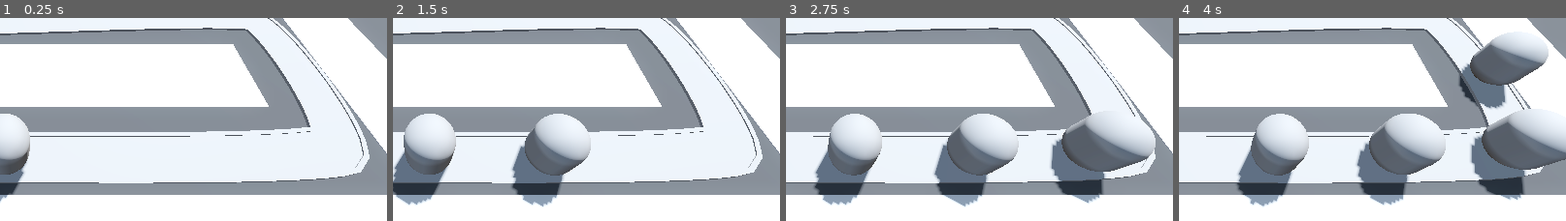
Above: before the commit, frames 1-4 (left to right).
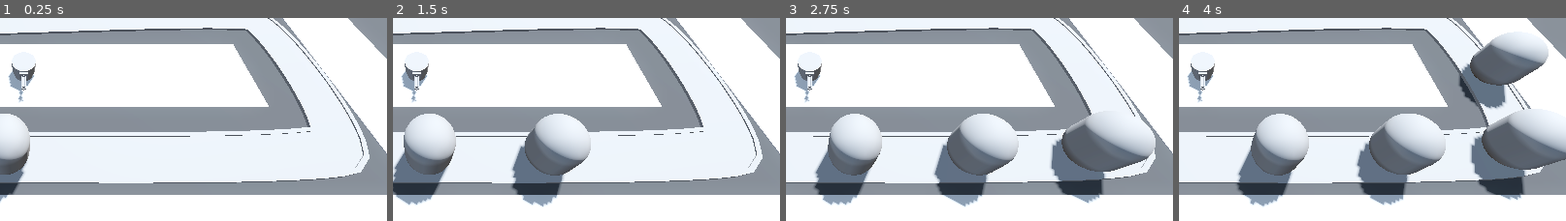
Above: after the commit, the same moments.

Repository: ericvennemeyer/BarbarianBlaster
Game: Godot game, scene res://base_level.tscn
The game is run twice, just before and just after one commit, with the same random seed, the same clock (stepped at 60 frames per second) and the same inputs.
Inputs (mouse positions are % of the whole screen's width and height, from its top left):
- Up to frame 1 (0.25 s): no input
- Up to frame 2 (1.5 s): move the mouse to (72, 41) at 0.52 s; press the mouse at (72, 41) at 0.53 s; move the mouse to (30, 52) at 1.27 s; release the mouse at (30, 52) at 1.28 s; click (30, 52) at 1.35 s
- Up to frame 3 (2.75 s): move the mouse to (60, 23) at 2.02 s; press the mouse at (60, 23) at 2.03 s
- Up to frame 4 (4 s): move the mouse to (45, 68) at 2.77 s; release the mouse at (45, 68) at 2.78 s; click (45, 68) at 2.85 s; move the mouse to (80, 63) at 3.52 s; press the mouse at (80, 63) at 3.53 s
The pictures show only the part of the screen within x 47-97%, y 36-86%; the shares and areas given below are measured in that part.

The runs differ from the first frame. In frame 1, 0.5% of the frame differs, in the area x 2-10%, y 22-42%; in frame 2, 0.5%; in frame 3, 0.5%; in frame 4, 0.5%.

Commit message:
3.14 -- Building Towers

Diff:
--- /dev/null
+++ b/Turret/turret.tscn
@@ -0,0 +1,66 @@
+[gd_scene load_steps=6 format=3 uid="uid://bqi2sbg7y32ev"]
+
+[sub_resource type="CylinderMesh" id="CylinderMesh_cb20n"]
+height = 1.0
+
+[sub_resource type="CylinderMesh" id="CylinderMesh_5kpma"]
+top_radius = 0.6
+bottom_radius = 0.6
+height = 0.6
+
+[sub_resource type="BoxMesh" id="BoxMesh_cb20n"]
+size = Vector3(0.4, 0.4, 0.5)
+
+[sub_resource type="CylinderMesh" id="CylinderMesh_djkev"]
+top_radius = 0.04
+bottom_radius = 0.04
+height = 1.0
+
+[sub_resource type="CylinderMesh" id="CylinderMesh_ttsi1"]
+top_radius = 0.13
+bottom_radius = 0.13
+height = 0.02
+
+[node name="Turret" type="Node3D"]
+
+[node name="TurretBase" type="MeshInstance3D" parent="."]
+transform = Transform3D(1, 0, 0, 0, 1, 0, 0, 0, 1, 0, 0.5, 0)
+mesh = SubResource("CylinderMesh_cb20n")
+
+[node name="TurretTop" type="MeshInstance3D" parent="TurretBase"]
+transform = Transform3D(1, 0, 0, 0, 1, 0, 0, 0, 1, 0, 0.3, 0)
+mesh = SubResource("CylinderMesh_5kpma")
+
+[node name="BarrelBase" type="MeshInstance3D" parent="TurretBase/TurretTop"]
+transform = Transform3D(1, 0, 0, 0, 1, 0, 0, 0, 1, 0, 0.00405657, 0.456876)
+mesh = SubResource("BoxMesh_cb20n")
+
+[node name="GunBarrel" type="MeshInstance3D" parent="TurretBase/TurretTop/BarrelBase"]
+transform = Transform3D(1, 0, 0, 0, -4.37114e-08, -1, 0, 1, -4.37114e-08, 0, 0.0768098, 0.488979)
+mesh = SubResource("CylinderMesh_djkev")
+skeleton = NodePath("../../../..")
+
+[node name="GunBarrel2" type="MeshInstance3D" parent="TurretBase/TurretTop/BarrelBase"]
+transform = Transform3D(1, 0, 0, 0, -4.37114e-08, -1, 0, 1, -4.37114e-08, 0, -0.0682709, 0.488979)
+mesh = SubResource("CylinderMesh_djkev")
+skeleton = NodePath("../../../..")
+
+[node name="GunBarrel3" type="MeshInstance3D" parent="TurretBase/TurretTop/BarrelBase"]
+transform = Transform3D(1, 0, 0, 0, -4.37114e-08, -1, 0, 1, -4.37114e-08, 0.0800224, 0.0117651, 0.488979)
+mesh = SubResource("CylinderMesh_djkev")
+skeleton = NodePath("../../../..")
+
+[node name="GunBarrel4" type="MeshInstance3D" parent="TurretBase/TurretTop/BarrelBase"]
+transform = Transform3D(1, 0, 0, 0, -4.37114e-08, -1, 0, 1, -4.37114e-08, -0.071793, 0.0117651, 0.488979)
+mesh = SubResource("CylinderMesh_djkev")
+skeleton = NodePath("../../../..")
+
+[node name="BarrelHolder" type="MeshInstance3D" parent="TurretBase/TurretTop/BarrelBase"]
+transform = Transform3D(1, 0, 0, 0, -4.37114e-08, -1, 0, 1, -4.37114e-08, 0, 0.00420749, 0.932483)
+mesh = SubResource("CylinderMesh_ttsi1")
+skeleton = NodePath("../..")
+
+[node name="BarrelHolder2" type="MeshInstance3D" parent="TurretBase/TurretTop/BarrelBase"]
+transform = Transform3D(1, 0, 0, 0, -4.37114e-08, -1, 0, 1, -4.37114e-08, 0, 0.00420749, 0.322025)
+mesh = SubResource("CylinderMesh_ttsi1")
+skeleton = NodePath("../..")
--- a/base_level.tscn
+++ b/base_level.tscn
@@ -1,9 +1,11 @@
-[gd_scene load_steps=10 format=3 uid="uid://csor7784u14tb"]
+[gd_scene load_steps=12 format=3 uid="uid://csor7784u14tb"]
 
 [ext_resource type="PackedScene" uid="uid://bvwt1actttkqx" path="res://RayPickerCamera/ray_picker_camera.tscn" id="1_3o4py"]
 [ext_resource type="MeshLibrary" uid="uid://becynfdxy5qw2" path="res://MeshLibraries/SpaceLibrary.tres" id="1_bo3yr"]
 [ext_resource type="PackedScene" uid="uid://brtngpluthkdo" path="res://Enemies/enemy.tscn" id="2_5vx1e"]
 [ext_resource type="PackedScene" uid="uid://lf68f6n1h4c6" path="res://Base/base.tscn" id="3_eesb3"]
+[ext_resource type="Script" uid="uid://cifjmb2g0jjc0" path="res://turret_manager.gd" id="5_ftfrf"]
+[ext_resource type="PackedScene" uid="uid://bqi2sbg7y32ev" path="res://Turret/turret.tscn" id="6_u2wky"]
 
 [sub_resource type="ProceduralSkyMaterial" id="ProceduralSkyMaterial_4sal3"]
 sky_horizon_color = Color(0.662243, 0.671743, 0.686743, 1)
@@ -120,3 +122,8 @@
 
 [node name="Base" parent="." instance=ExtResource("3_eesb3")]
 transform = Transform3D(1, 0, 0, 0, 1, 0, 0, 0, 1, -10, 0, 2)
+
+[node name="TurretManager" type="Node3D" parent="."]
+transform = Transform3D(1, 0, 0, 0, 1, 0, 0, 0, 1, 0, 0, 10)
+script = ExtResource("5_ftfrf")
+turret = ExtResource("6_u2wky")
--- /dev/null
+++ b/turret_manager.gd
@@ -0,0 +1,9 @@
+extends Node3D
+
+
+@export var turret: PackedScene
+
+
+func _ready() -> void:
+	var new_turret = turret.instantiate()
+	add_child(new_turret)
Not shown, added: turret_manager.gd.uid
